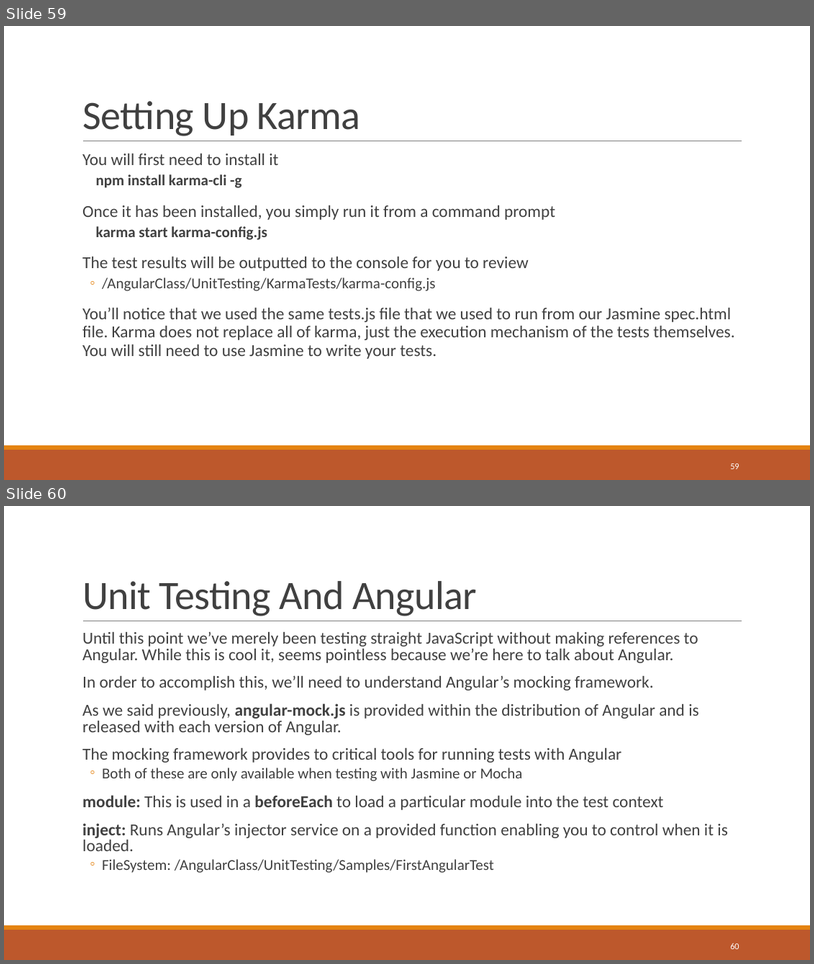
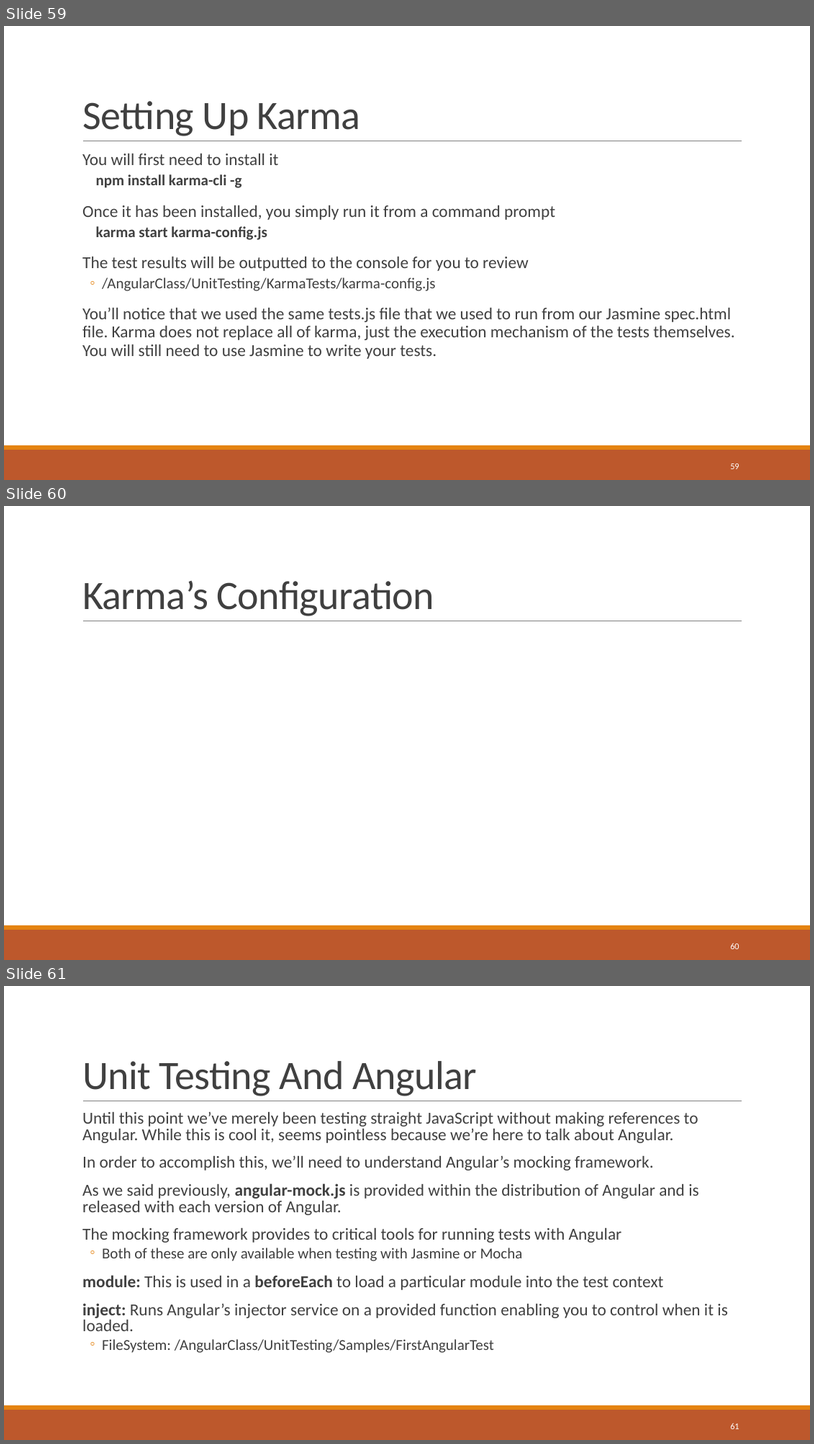
Before and after one commit to sbechtold/angularjs, a slide deck: materials/AngularJS.pptx. Shown one above the other, each under a label of ours: slides 59 and 60 before the commit, slides 59, 60 and 61 after it. The pictures are 814x964 and 814x1444 pixels, drawn with LibreOffice and Linux fonts; fonts in the diff are those of the drawing. Boxes give left, top, right and bottom in pixels: in the first picture for what was removed or moved away, otherwise in the second. Text is boxed around its words. In the diff, an @@ line names an element or a change of style, - is before the commit and + after.

```diff
--- a/materials/AngularJS.pptx
+++ b/materials/AngularJS.pptx
@@ slide 60 added at bbox=[4, 506, 810, 960], background #FFFFFF; not listed: 3 template elements that a slide beside it also shows @@
@@ title added at bbox=[82, 581, 435, 616], 48 pt, text #404040 @@
+Karma’s Configuration
@@ page number added at bbox=[730, 942, 739, 949], 10.5 pt, text #FFFFFF @@
+60
@@ what was slide 60 is now slide 61 @@
@@ page number at bbox=[730, 1422, 739, 1429]: text changed @@
-60
+61
```
Also in this commit, not shown: 7 slides changed, 2 other slides added, 2 slides removed, 22 other files.
